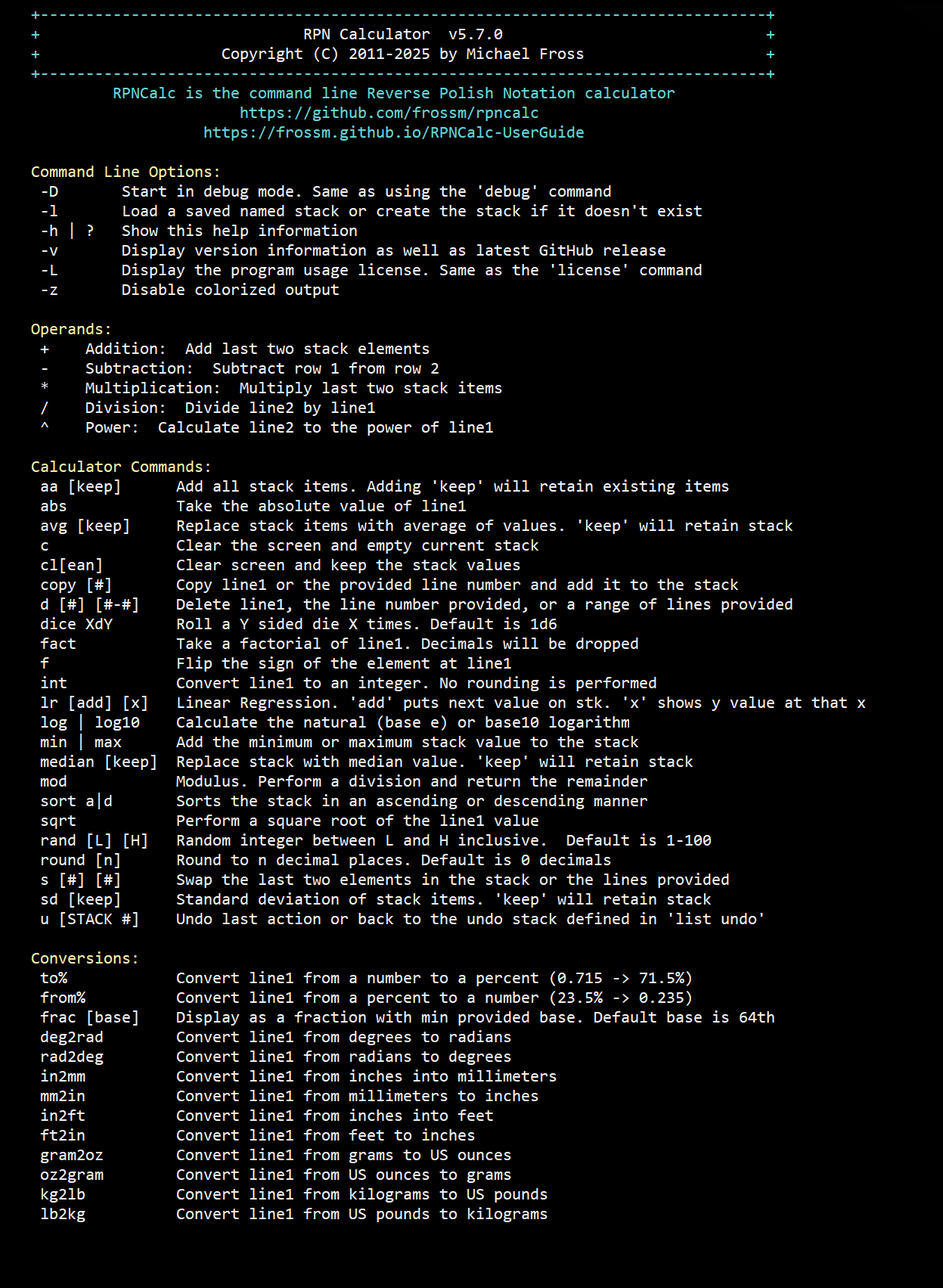
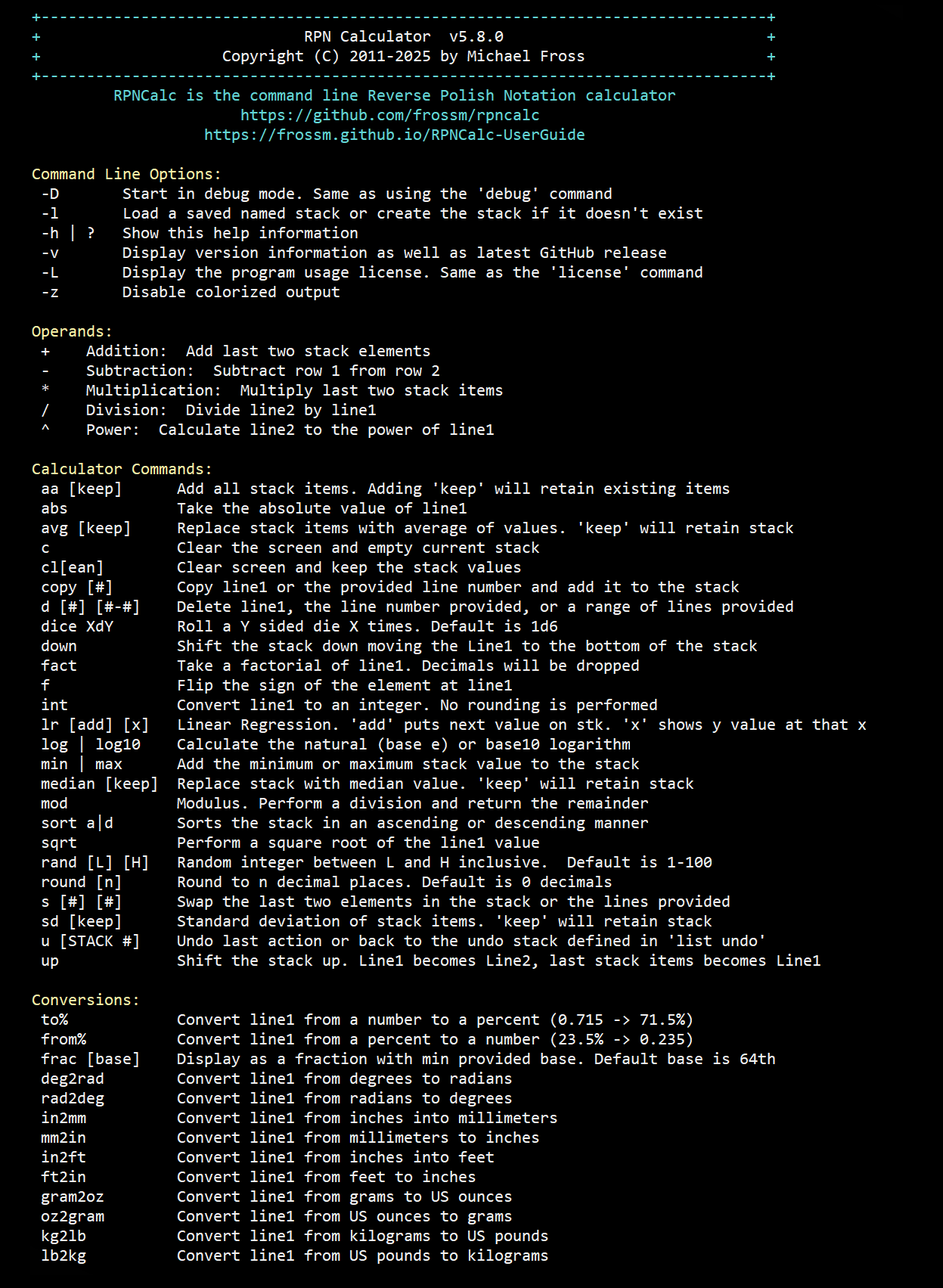
Layer changes from the first 943 × 1288 image to the second:
painted on "Help1" over [31,11,867,1265]
